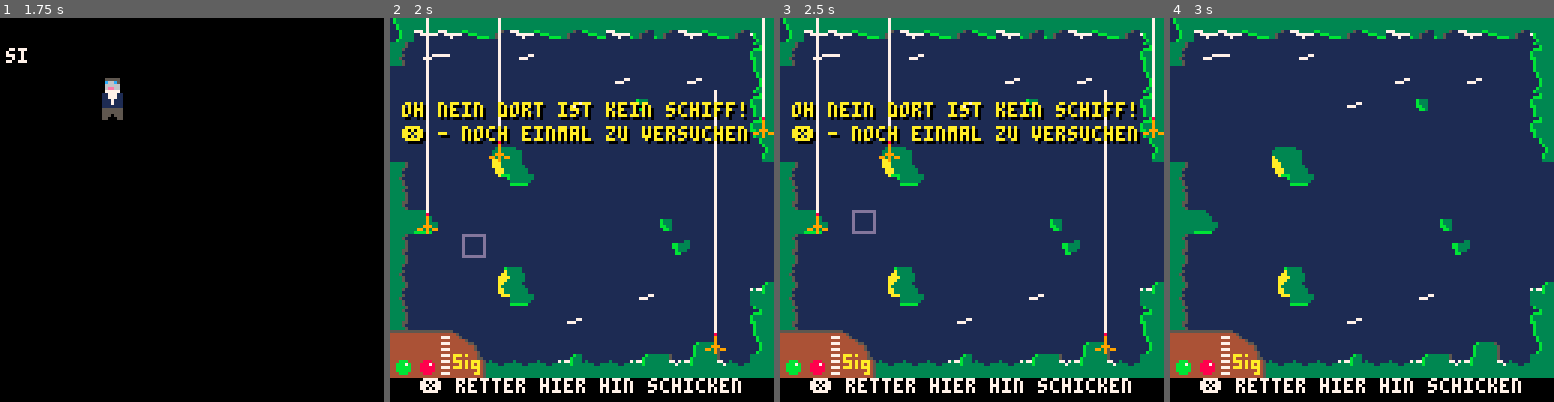
Above: before the commit, frames 1-4 (left to right).
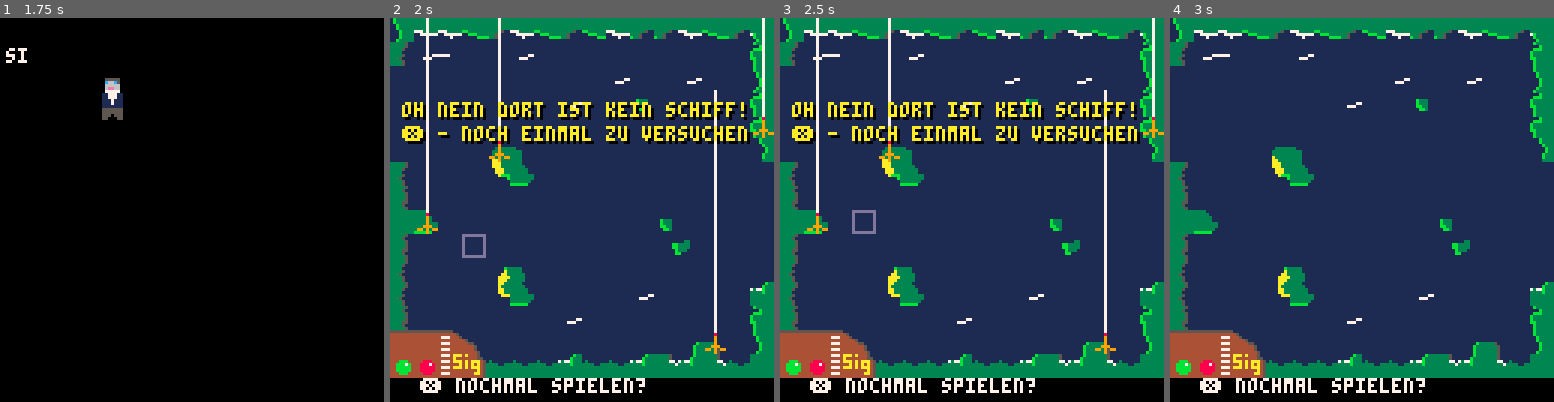
Above: after the commit, the same moments.

Repository: do1eh/PICO-8
Game: PICO-8 cartridge marconischiffe.p8
Two runs of this game, one before a commit and one after it. Both use one fixed random seed, a clock stepped at 60 frames per second and the inputs below.
Inputs:
- Up to frame 1 (1.75 s): tap X (X key) at 0.33, 1.07 s; tap O (Z key) at 0.7, 1.7 s; hold Right from 1.6 s (still down)
- Up to frame 2 (2 s): keep holding Right; tap X (X key) at 1.85 s
- Up to frame 3 (2.5 s): release Right at 2.1 s; tap O (Z key) at 2.1 s; hold Up 2.15-2.42 s; hold Right from 2.47 s (still down)
- Up to frame 4 (3 s): keep holding Right; tap O (Z key) at 2.5, 2.9 s; tap X (X key) at 2.97 s

Frame 1 is identical in both runs. In frame 2, 1.1% of the frame differs, in the area x 17-92%, y 93-98%; in frame 3, 1.1%; in frame 4, 1.1%.

Commit message:
nochmal spielen

Diff:
--- a/marconischiffe.p8
+++ b/marconischiffe.p8
@@ -224,7 +224,7 @@
     getpeiler()
     if btnp(❎) then
 
-      if lose then
+      if lose or win then
          game_init()
          return
       end
@@ -314,13 +314,21 @@
       --sfx(0)
       --rauschen=true
    end
-   print("❎ links 🅾️ rechts drehen",10,120,7)
-else
+   if (lose or win) then
+    print("❎ nochmal spielen?",10,120,7)
+   else
+    print("❎ rechts 🅾️ links drehen",10,120,7)
+   end
+  else
   if rauschen then
       --sfx(-1)
       --rauschen=false
    end
-  print("❎ retter hier hin schicken",10,120,7)
+   if (lose or win) then
+    print("❎ nochmal spielen?",10,120,7)
+   else
+    print("❎ retter hier hin schicken",10,120,7)
+   end
 end
 end
 
@@ -338,10 +346,6 @@
   sos11=false
   sos12=false
   sos13=false
-  --sfx(-2, 2)
-  --sfx(-2, 1)
-  --sfx(-1, 2)
-  --sfx(-1, 1)
   sfx(-1)
 end
 
